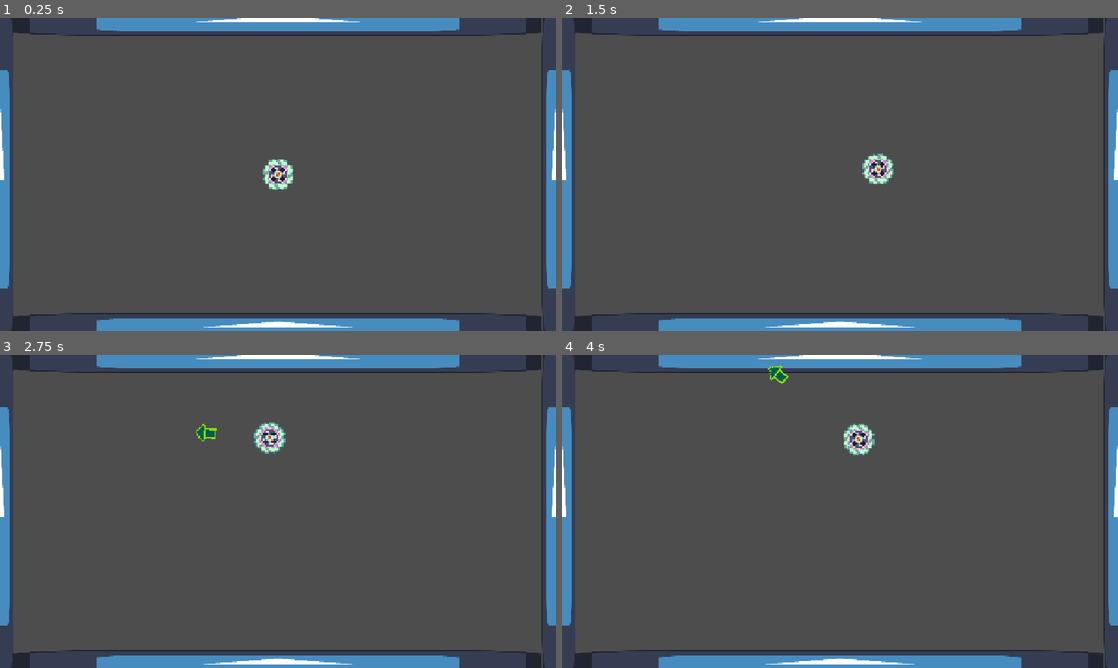
Above: before the commit, frames 1-4 (two rows, left to right).
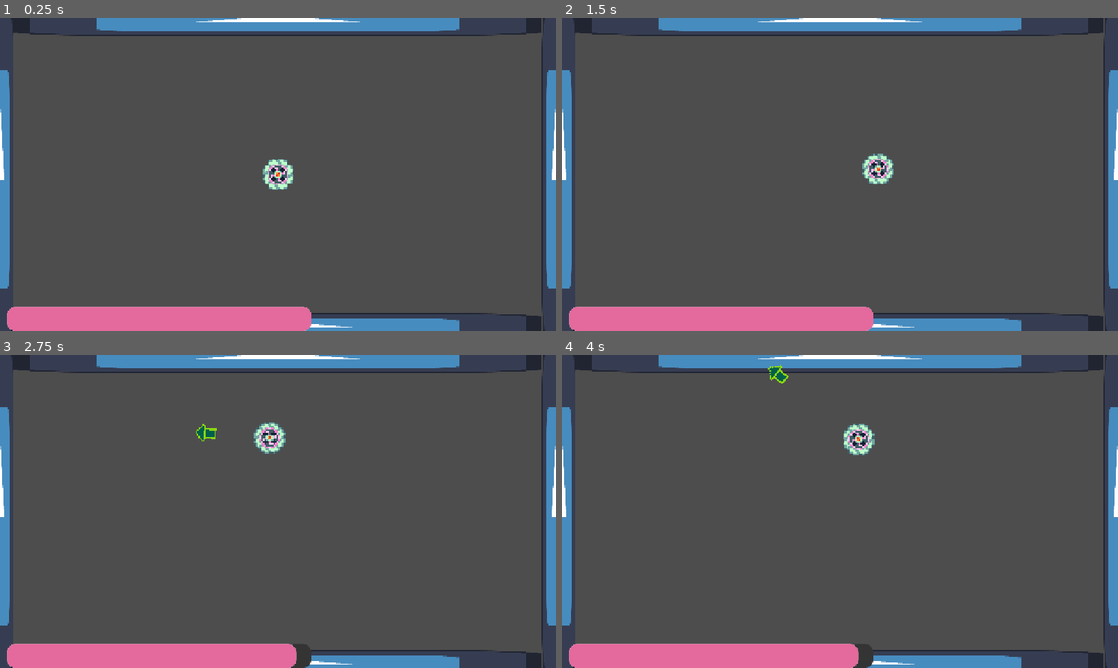
Above: after the commit, the same moments.

Repository: We-ALL-Play-Warthunder-Not-Just-Me/verySeriousSpinningCottonCandyGame
Game: Godot game, scene res://main_game.tscn
Same seed, same stepped clock (60 frames per second), same inputs: the game is played once before the commit and once after it. The engine's default icon, where the game draws it, is replaced by a stand-in: a white triangle on a blue panel in a dark square.
Inputs (mouse positions are in pixels of both pictures, inside the frame that each line leads up to):
- Up to frame 1 (0.25 s): no input
- Up to frame 2 (1.5 s): tap Enter at 0.5 s; move the mouse to (962, 158) at 0.52 s; press the mouse at (962, 158) at 0.53 s; tap Space at 1.25 s; move the mouse to (728, 190) at 1.27 s; release the mouse at (728, 190) at 1.28 s; click (728, 190) at 1.35 s
- Up to frame 3 (2.75 s): move the mouse to (333, 442) at 2.02 s; press the mouse at (333, 442) at 2.03 s
- Up to frame 4 (4 s): move the mouse to (812, 574) at 2.77 s; release the mouse at (812, 574) at 2.78 s; click (812, 574) at 2.85 s; move the mouse to (1006, 558) at 3.52 s; press the mouse at (1006, 558) at 3.53 s

The runs differ from the first frame. In frame 1, 4.2% of the frame differs, in the area x 1-56%, y 92-100%; in frame 2, 4.2%; in frame 3, 4.2%; in frame 4, 4.2%.

Commit message:
changed the decay time of player to 2 seconds

Diff:
--- a/Common/HealthBar.tscn
+++ b/Common/HealthBar.tscn
@@ -11,7 +11,12 @@
 corner_radius_bottom_right = 20
 corner_radius_bottom_left = 20
 
-[sub_resource type="StyleBoxEmpty" id="StyleBoxEmpty_nj3js"]
+[sub_resource type="StyleBoxFlat" id="StyleBoxFlat_vlldt"]
+bg_color = Color(0.2051174, 0.20511746, 0.20511732, 1)
+corner_radius_top_left = 20
+corner_radius_top_right = 20
+corner_radius_bottom_right = 20
+corner_radius_bottom_left = 20
 
 [sub_resource type="StyleBoxFlat" id="StyleBoxFlat_s4qug"]
 bg_color = Color(0.9340804, 0.9340805, 0.93408036, 1)
@@ -44,7 +49,7 @@
 anchor_bottom = 1.0
 grow_horizontal = 2
 grow_vertical = 2
-theme_override_styles/background = SubResource("StyleBoxEmpty_nj3js")
+theme_override_styles/background = SubResource("StyleBoxFlat_vlldt")
 theme_override_styles/fill = SubResource("StyleBoxFlat_s4qug")
 step = 1.0
 value = 40.0
--- a/Common/decay_timer.gd
+++ b/Common/decay_timer.gd
@@ -1,4 +1,6 @@
 extends Timer
+
+## A timer that connects to health component and makes them take damage based on their Health decay value
 class_name decayTimer
 
 @export var health: HealthComponent
--- a/Player/Player.tscn
+++ b/Player/Player.tscn
@@ -77,14 +77,16 @@
 metadata/_custom_type_script = "uid://uflgtvyrjjt"
 
 [node name="decayTimer" type="Timer" parent="HealthComponent" unique_id=1606738338 node_paths=PackedStringArray("health")]
+wait_time = 2.0
 script = ExtResource("2_tok1r")
 health = NodePath("..")
 metadata/_custom_type_script = "uid://dbd78rwuw5wsu"
 
 [node name="CanvasLayer" type="CanvasLayer" parent="." unique_id=103509141]
-visible = false
 
 [node name="HealthBar" parent="CanvasLayer" unique_id=103673131 node_paths=PackedStringArray("health") instance=ExtResource("2_q3lat")]
+anchor_left = 0.0125
+anchor_right = 0.5601562
 health = NodePath("../../HealthComponent")
 
 [node name="upgrade_manager" type="Node" parent="." unique_id=609327852 node_paths=PackedStringArray("health")]
